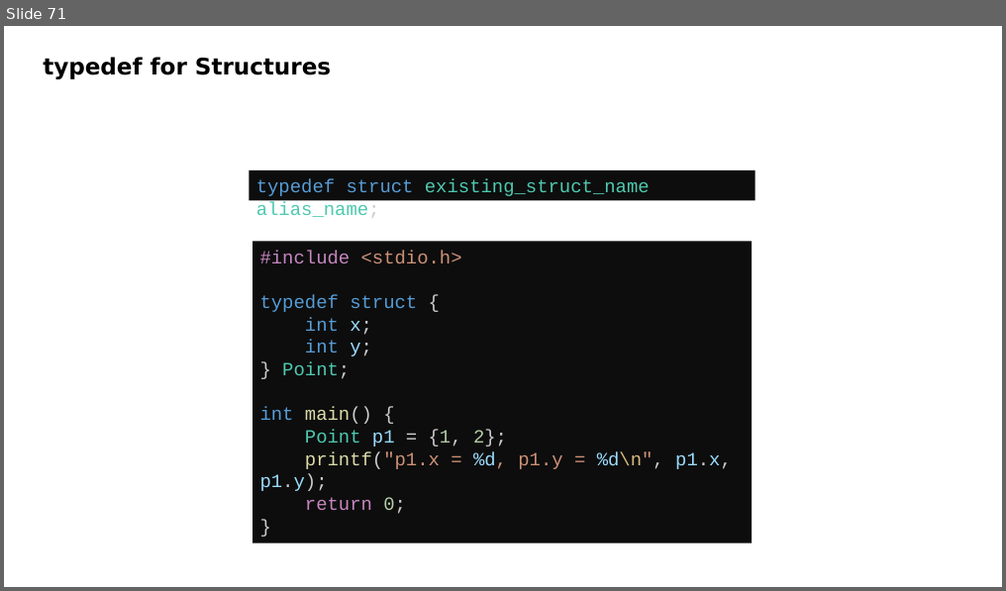
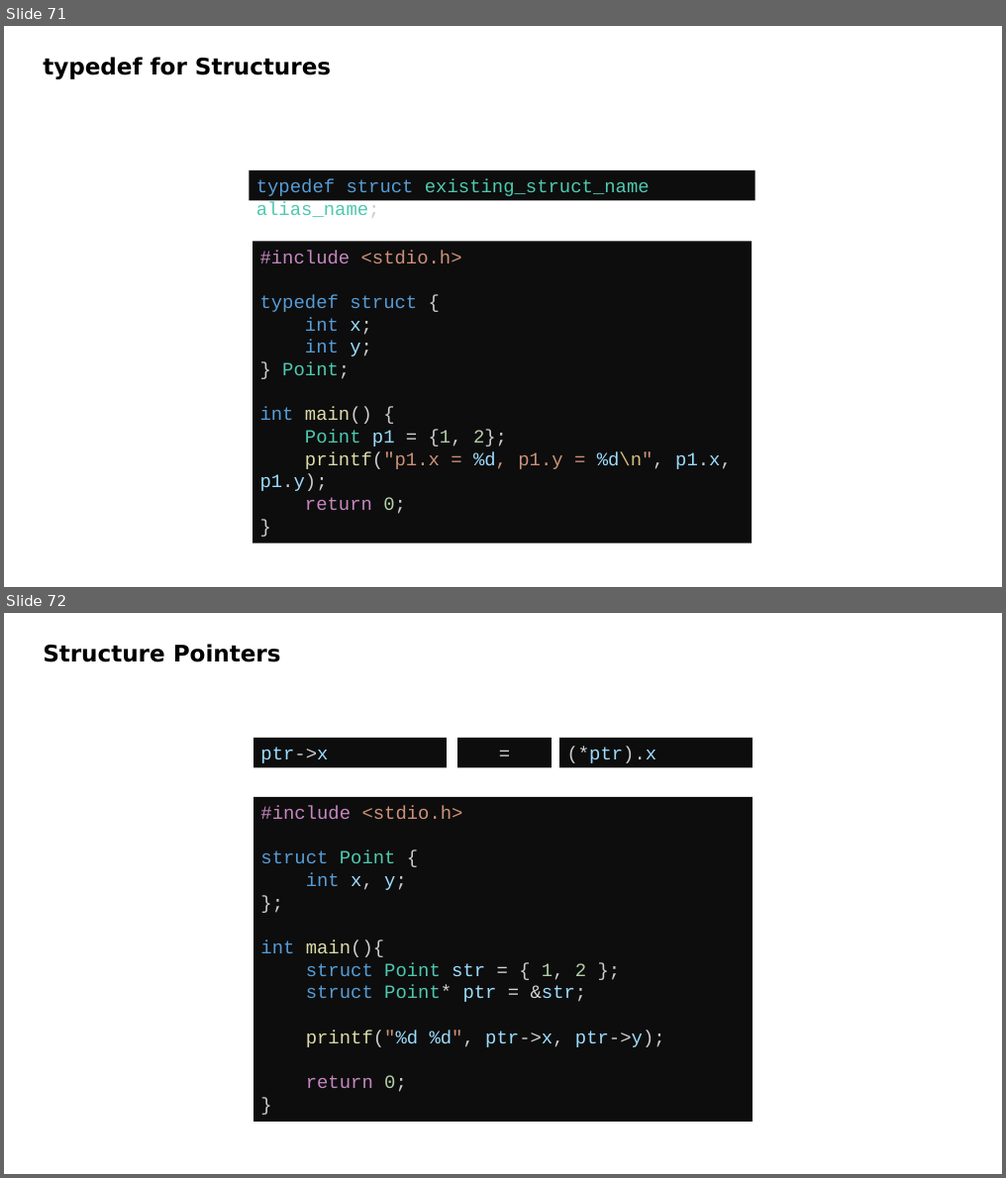
Before and after one commit to ismailbsrn/c-for-begginers, a slide deck: c.pptx. Shown one above the other, each under a label of ours: slide 71 before the commit, slides 71 and 72 after it. The pictures are 1006x591 and 1006x1178 pixels, drawn with LibreOffice and Linux fonts; fonts in the diff are those of the drawing. Boxes give left, top, right and bottom in pixels: in the first picture for what was removed or moved away, otherwise in the second. Text is boxed around its words. In the diff, an @@ line names an element or a change of style, - is before the commit and + after.

```diff
--- a/c.pptx
+++ b/c.pptx
@@ slide 72 added at (x1=4, y1=613, x2=1002, y2=1174), background #FFFFFF @@
@@ text added at (x1=43, y1=644, x2=281, y2=663), 22 pt, text #000000, bold @@
+Structure Pointers
@@ rectangle added at (x1=253, y1=738, x2=447, y2=768), fill #0D0D0D, 18 pt, text #9CDCFE @@
+ptr->x
@@ rectangle added at (x1=457, y1=738, x2=551, y2=768), fill #0D0D0D, 18 pt, text #D4D4D4 @@
+=
@@ rectangle added at (x1=559, y1=738, x2=752, y2=768), fill #0D0D0D, 18 pt, text #9CDCFE @@
+(*ptr).x
@@ rectangle added at (x1=253, y1=797, x2=752, y2=1122), fill #0D0D0D, 18 pt, text #569CD6 @@
+#include <stdio.h>
+struct Point {
+int x, y;
+};
+int main(){
+struct Point str = { 1, 2 };
+struct Point* ptr = &str;
+printf("%d %d", ptr->x, ptr->y);
+return 0;
+}
```
Also in this commit, not shown: 1 other slide added.
